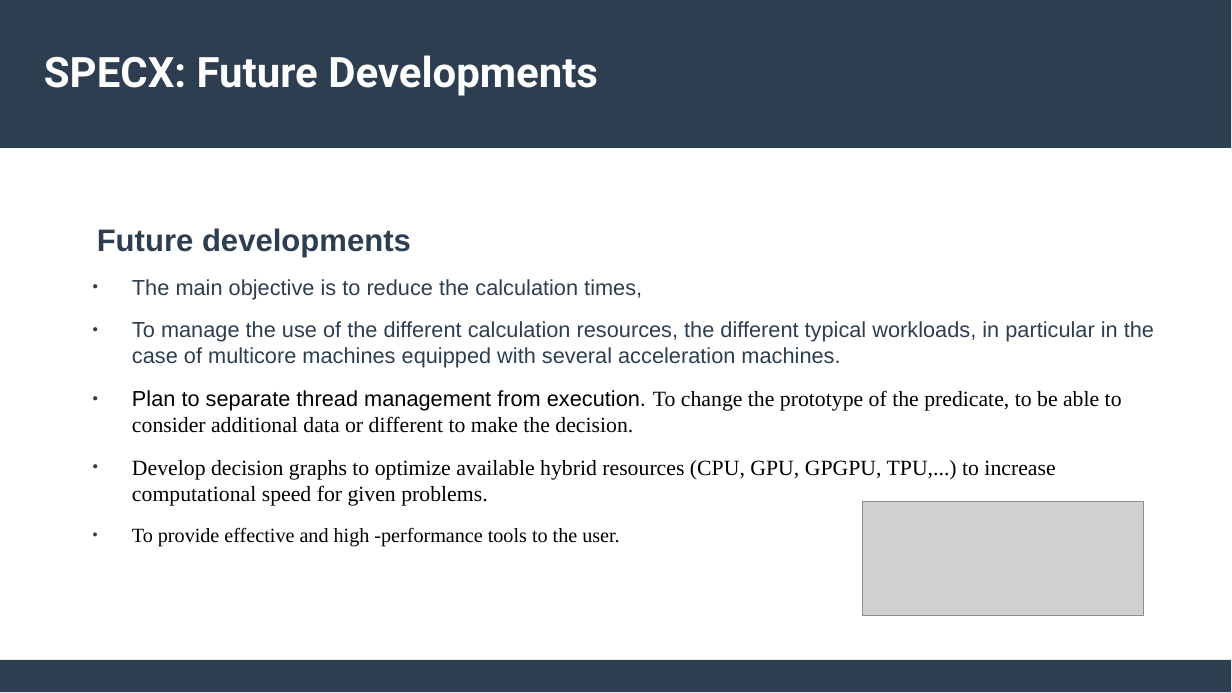
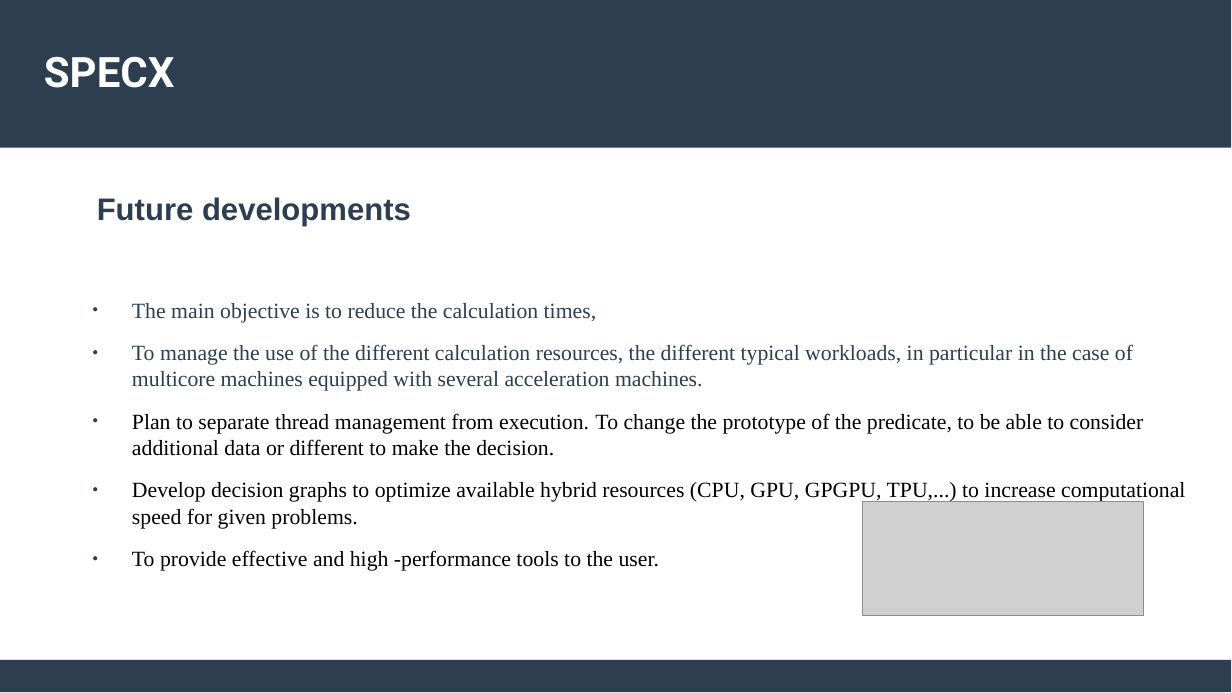
Before and after one commit to lemoinep/ParallelProgramming, a slide deck: slide 18 of MySlides/Session6_ParallelProgramming_Specx.pptx. Drawn at 1232x693 pixels with LibreOffice and Linux fonts; fonts in the diff are those of the drawing; grey boxes stand for pictures. Boxes give left, top, right and bottom in pixels: in the first picture for what was removed or moved away, otherwise in the second. Text is boxed around its words. In the diff, an @@ line names an element or a change of style, - is before the commit and + after.

Commit message:
Update30-SPECX

```diff
--- a/MySlides/Session6_ParallelProgramming_Specx.pptx
+++ b/MySlides/Session6_ParallelProgramming_Specx.pptx
@@ title at [44, 56, 174, 88]: text changed @@
-SPECX: Future Developments
+SPECX
@@ text "Future developments": place and size @@
-text "Future developments" at [97, 228, 1154, 546]
+text "Future developments" at [97, 197, 1185, 571]
@@ text at [132, 303, 1144, 571]: font Arial to Times New Roman in "The main objective is to reduce the ...", "To manage the use of the different ...", "Plan to separate thread management from execution."; size 13 to 14 pt in "To provide effective and high -performance tools ..." @@
```
Also in this commit, not shown: 11 other slides changed, 1 other file.
